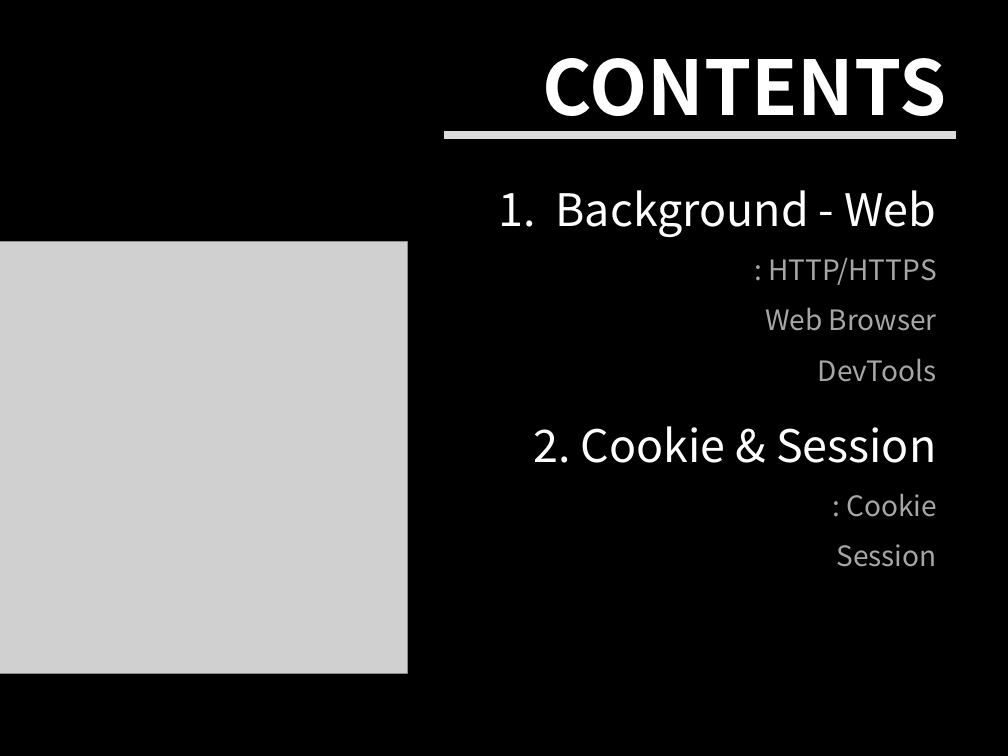
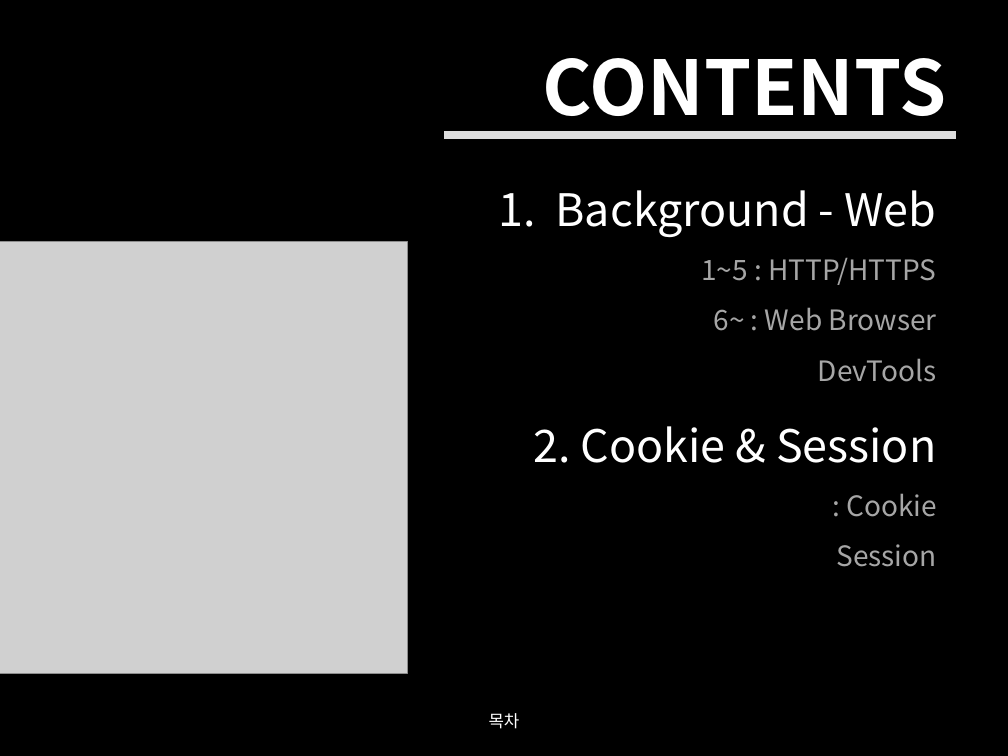
Before and after one commit to yusooo/Hacking, a slide deck: slide 2 of 웹해킹 정리.pptx. Drawn at 1008x756 pixels with LibreOffice and Linux fonts; fonts in the diff are those of the drawing; grey boxes stand for pictures. Boxes give left, top, right and bottom in pixels: in the first picture for what was removed or moved away, otherwise in the second. Text is boxed around its words. In the diff, an @@ line names an element or a change of style, - is before the commit and + after.

```diff
--- a/웹해킹 정리.pptx
+++ b/웹해킹 정리.pptx
@@ text at box(701, 257, 937, 331): text changed @@
-: HTTP/HTTPS
-Web Browser
+1~5 : HTTP/HTTPS
+6~ : Web Browser
@@ text added at box(489, 713, 520, 729), 12 pt, text #FFFFFF @@
+목차
```
Also in this commit, not shown: 5 other slides changed, 2 slides added.
